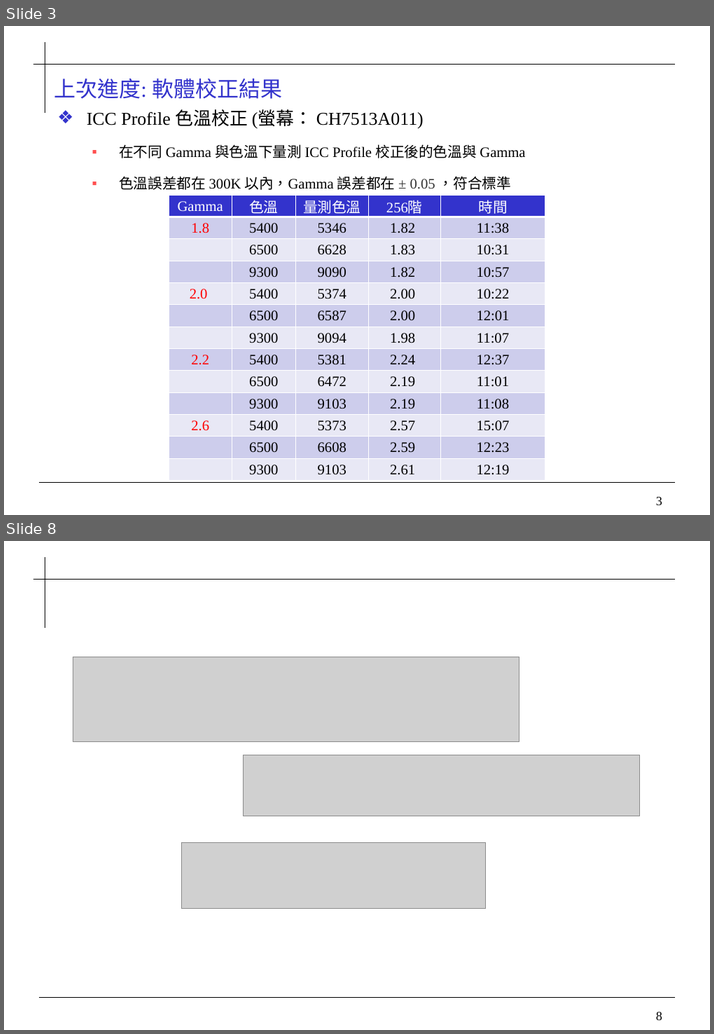
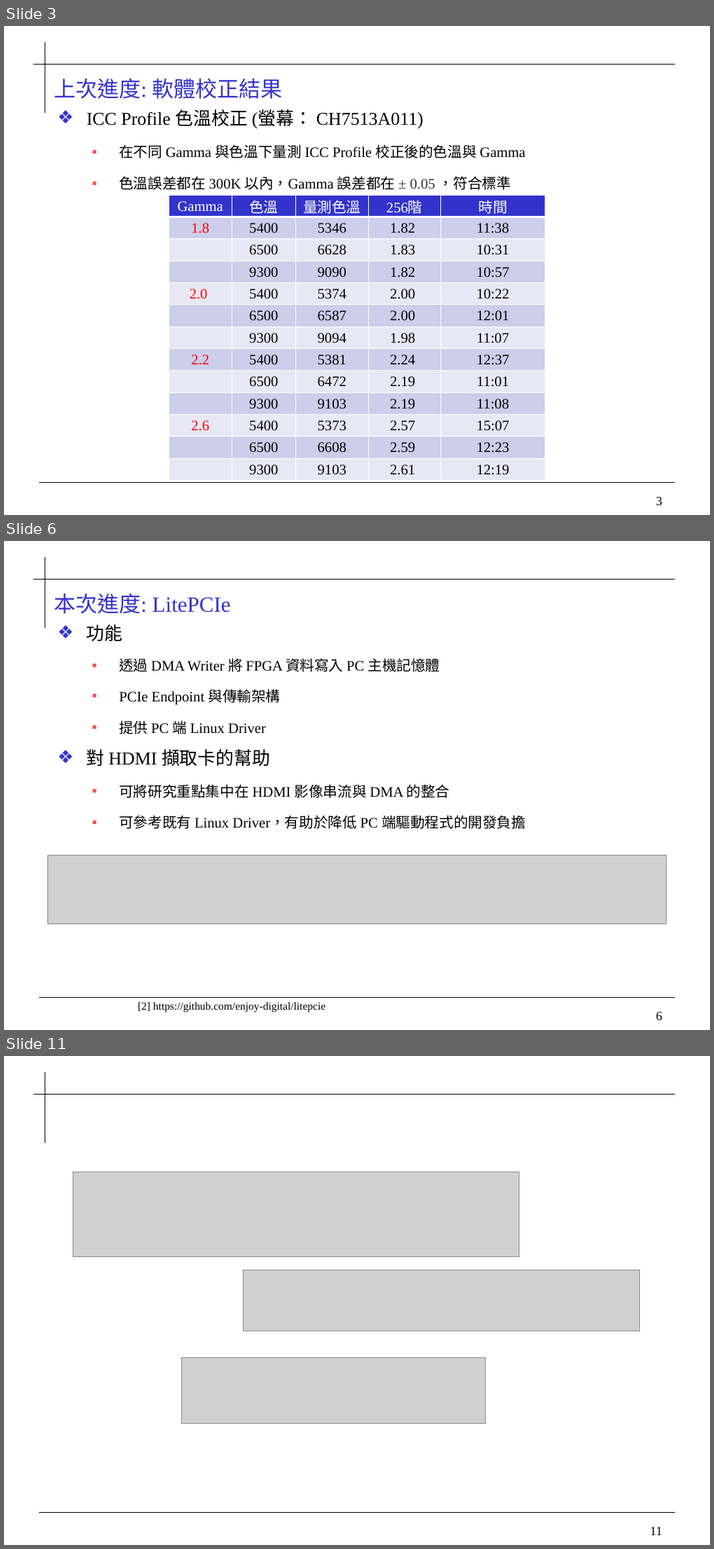
Before and after one commit to 0ilasis0/home, a slide deck: Onyx_進度報告_1013.pptx. Shown one above the other, each under a label of ours: slides 3 and 8 before the commit, slides 3, 6 and 11 after it; the slides between them are not shown. The pictures are 714x1034 and 714x1549 pixels, drawn with LibreOffice and Linux fonts; fonts in the diff are those of the drawing; grey boxes stand for pictures; background and template pictures are left out. Boxes give left, top, right and bottom in pixels: in the first picture for what was removed or moved away, otherwise in the second. Text is boxed around its words. In the diff, an @@ line names an element or a change of style, - is before the commit and + after.

```diff
--- a/Onyx_進度報告_1013.pptx
+++ b/Onyx_進度報告_1013.pptx
@@ slide 6 added at [4,541,710,1030], background #FFFFFF; not listed: 4 template elements that a slide beside it also shows @@
@@ title added at [54,593,231,614], 24 pt, text #3333CC @@
+本次進度: LitePCIe
@@ text added at [87,624,526,829], 16 pt, text #000000 @@
+❖ 功能
+  ▪ 透過 DMA Writer 將 FPGA 資料寫入 PC 主機記憶體
+  ▪ PCIe Endpoint 與傳輸架構
+  ▪ 提供 PC 端 Linux Driver
+❖ 對 HDMI 擷取卡的幫助
+  ▪ 可將研究重點集中在 HDMI 影像串流與 DMA 的整合
+  ▪ 可參考既有 Linux Driver，有助於降低 PC 端驅動程式的開發負擔
@@ picture added at [47,855,667,923] @@
@@ text added at [138,1002,325,1012], 12 pt, text #000000 @@
+[2] https://github.com/enjoy-digital/litepcie
@@ what was slide 8 is now slide 11 @@
@@ page number at [649,1526,661,1535]: text changed @@
-8
+11
```
Also in this commit, not shown: 1 slide changed, 6 other slides added, 3 slides removed, 3 other files.
